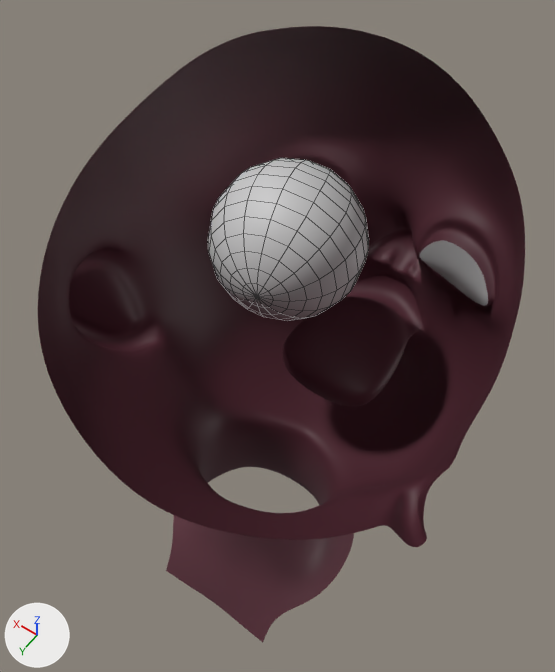
An edit to the Blender file data/gen13.blend, drawn before and after from the same camera.
One viewpoint serves both versions: a camera (50 mm lens) standing at (-0.132, 0.226, 1.649) and looking at (0.013, 0.022, 1.33). The axes (+X, +Y, +Z) are drawn at lower left. The lights are the same throughout. The picture after the commit comes second. Mesh edges are drawn as thin lines on the coarser meshes. Everything nearer to the camera than a plane just in front of the edit is cut away.

Script lines for the objects in view, before the commit:
```python
me_mesh_007 = bpy.data.meshes.new('Mesh.007')
me_mesh_007.from_pydata(...)  # 1832 vertices, 1812 faces; spans x -11.5..11.5, y 115.0..150.0, z -15.4..10.9
me_mesh_007.materials.append(mat_head_mat)  # its picture is missing
me_mesh_009 = bpy.data.meshes.new('Mesh.009')
me_mesh_009.from_pydata(...)  # 242 vertices, 256 faces; spans x -0.8..7.87, y 131.06..139.74, z -2.42..6.25
me_mesh_009.materials.append(mat_eye_mat)  # its picture is missing
me_mesh_017 = bpy.data.meshes.new('Mesh.017')
me_mesh_017.from_pydata(...)  # 30 vertices, 20 faces; spans x 2.37..7.27, y 133.93..136.42, z 4.11..6.03
me_mesh_017.materials.append(mat_eye_wedge_r_bake)  # its picture is missing
ob_eye_l_geo = bpy.data.objects.new('eye_L_geo', me_mesh_009)
ob_eye_l_geo.location = (0.0, 0.0, 0.0)
ob_eye_l_geo.rotation_euler = (1.571, 0.0, 0.0)  # degrees (90, 0, 0)
ob_eye_l_geo.scale = (0.01, 0.01, 0.01)
ob_eye_wedge_r_bake = bpy.data.objects.new('eye_wedge_R_bake', me_mesh_017)
ob_eye_wedge_r_bake.location = (0.0, 0.0, 0.0)
ob_eye_wedge_r_bake.rotation_euler = (-1.571, 0.0, 0.0)  # degrees (-90, 0, 0)
ob_eye_wedge_r_bake.scale = (-0.01, -0.01, -0.01)
_m = ob_eye_wedge_r_bake.modifiers.new('Subdivision', 'SUBSURF')
_m.boundary_smooth = 'PRESERVE_CORNERS'
_m.levels = 4
_m.open_advanced_panel = True
ob_headonly_geo = bpy.data.objects.new('headOnly_geo', me_mesh_007)
ob_headonly_geo.location = (0.0, 0.0, 0.0)
ob_headonly_geo.rotation_euler = (1.571, 0.0, 0.0)  # degrees (90, 0, 0)
ob_headonly_geo.scale = (0.01, 0.01, 0.01)
_m = ob_headonly_geo.modifiers.new('Subdivision', 'SUBSURF')
_m.boundary_smooth = 'PRESERVE_CORNERS'
_m.levels = 3
_m.open_advanced_panel = True
```
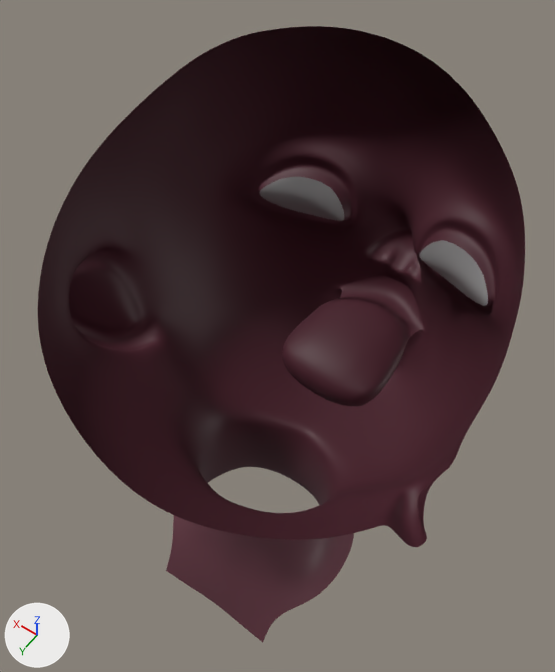
Diff of the bpy script that builds the scene:
```diff
--- a/data/gen13.blend.py
+++ b/data/gen13.blend.py
@@ ob_eye_l_geo @@
 ob_eye_l_geo.scale = (0.01, 0.01, 0.01)
+ob_eye_l_geo.hide_set(True)
```

Boxes (x1, y1, x2, y2) around the edits, measured in the pictures (555 x 672 px):
'eye_L_geo', hidden
    before: (208, 158, 369, 321)
'eye_wedge_L_bake', unchanged, uncovered by the edit
    after: (260, 177, 344, 221)
